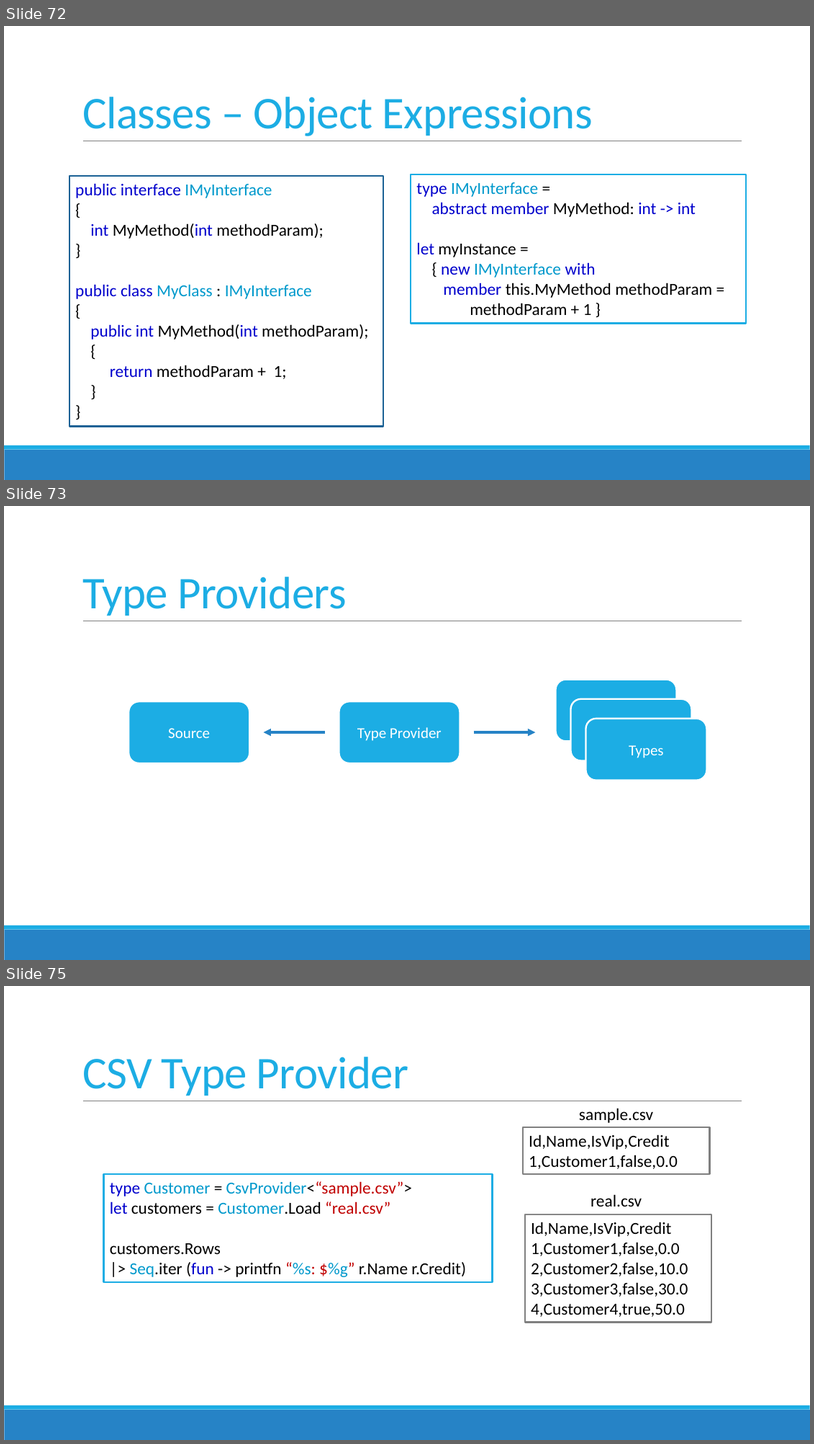
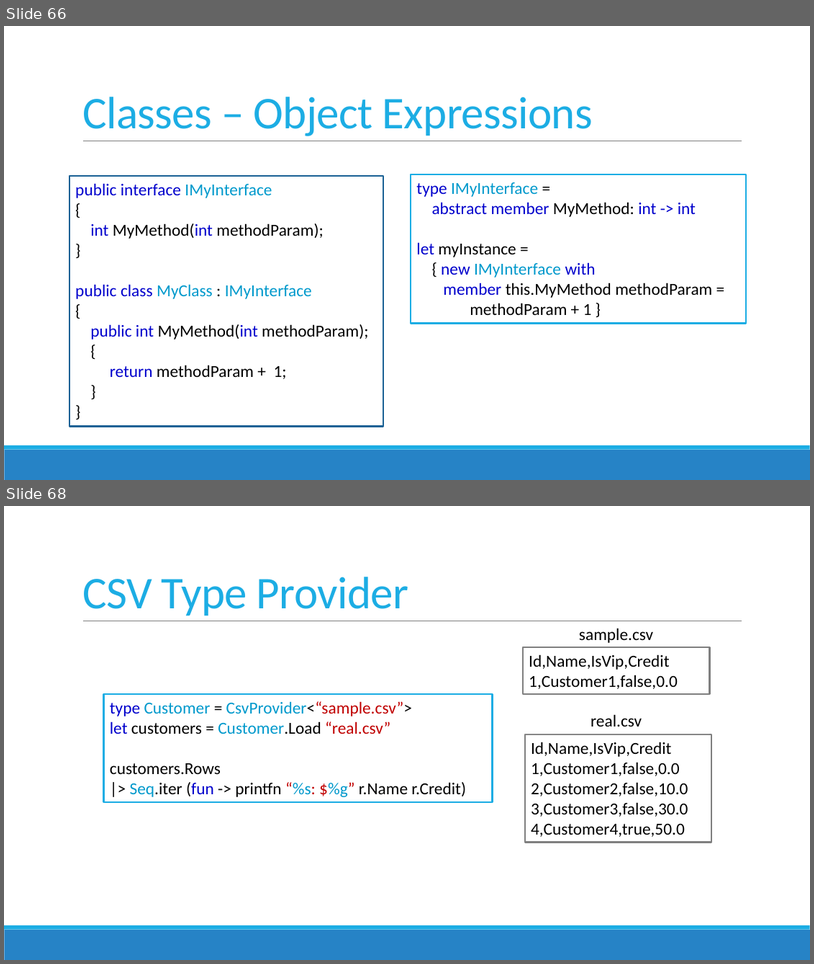
Before and after one commit to jorgef/fsharpworkshop, a slide deck: FSharpWorkshop_Slides.pptx. Shown one above the other, each under a label of ours: slides 72, 73 and 75 before the commit, slides 66 and 68 after it; the slides between them are not shown. The pictures are 814x1444 and 814x964 pixels, drawn with LibreOffice and Linux fonts; fonts in the diff are those of the drawing. Boxes give left, top, right and bottom in pixels: in the first picture for what was removed or moved away, otherwise in the second. Text is boxed around its words. In the diff, an @@ line names an element or a change of style, - is before the commit and + after.

```diff
--- a/FSharpWorkshop_Slides.pptx
+++ b/FSharpWorkshop_Slides.pptx
@@ slide 73 removed at [4,506,810,960], background #FFFFFF; not listed: 3 template elements that a slide beside it also shows @@
@@ title removed at [82,577,346,615] @@
-Type Providers
@@ rounded rectangle removed at [556,679,676,741] @@
-Type Provider
@@ rounded rectangle removed at [571,699,692,761] @@
-Type Provider
@@ rounded rectangle removed at [129,701,250,763] @@
-Source
@@ rounded rectangle removed at [339,701,460,763] @@
-Type Provider
@@ rounded rectangle removed at [586,718,707,780] @@
-Types
@@ arrow removed from (325, 732) to (263, 732) @@
@@ arrow removed from (474, 732) to (536, 732) @@
@@ what was slide 72 is now slide 66 @@
@@ what was slide 75 is now slide 68 @@
```
Also in this commit, not shown: 11 slides changed, 1 slide added, 6 other slides removed, 10 other files.
